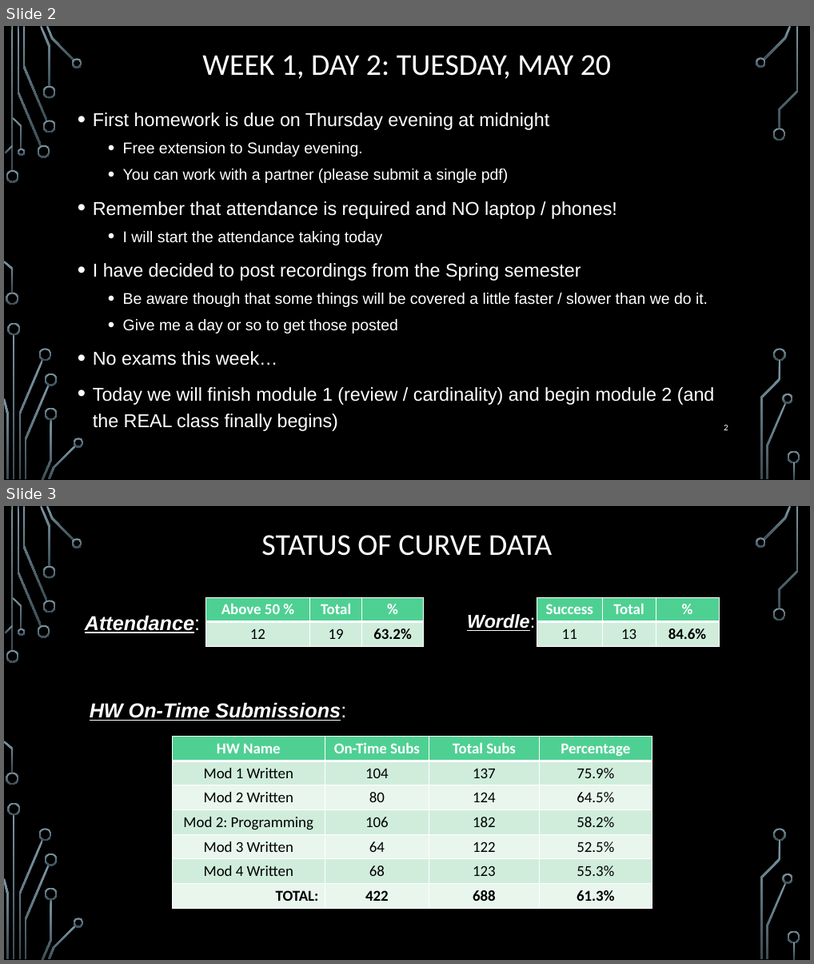
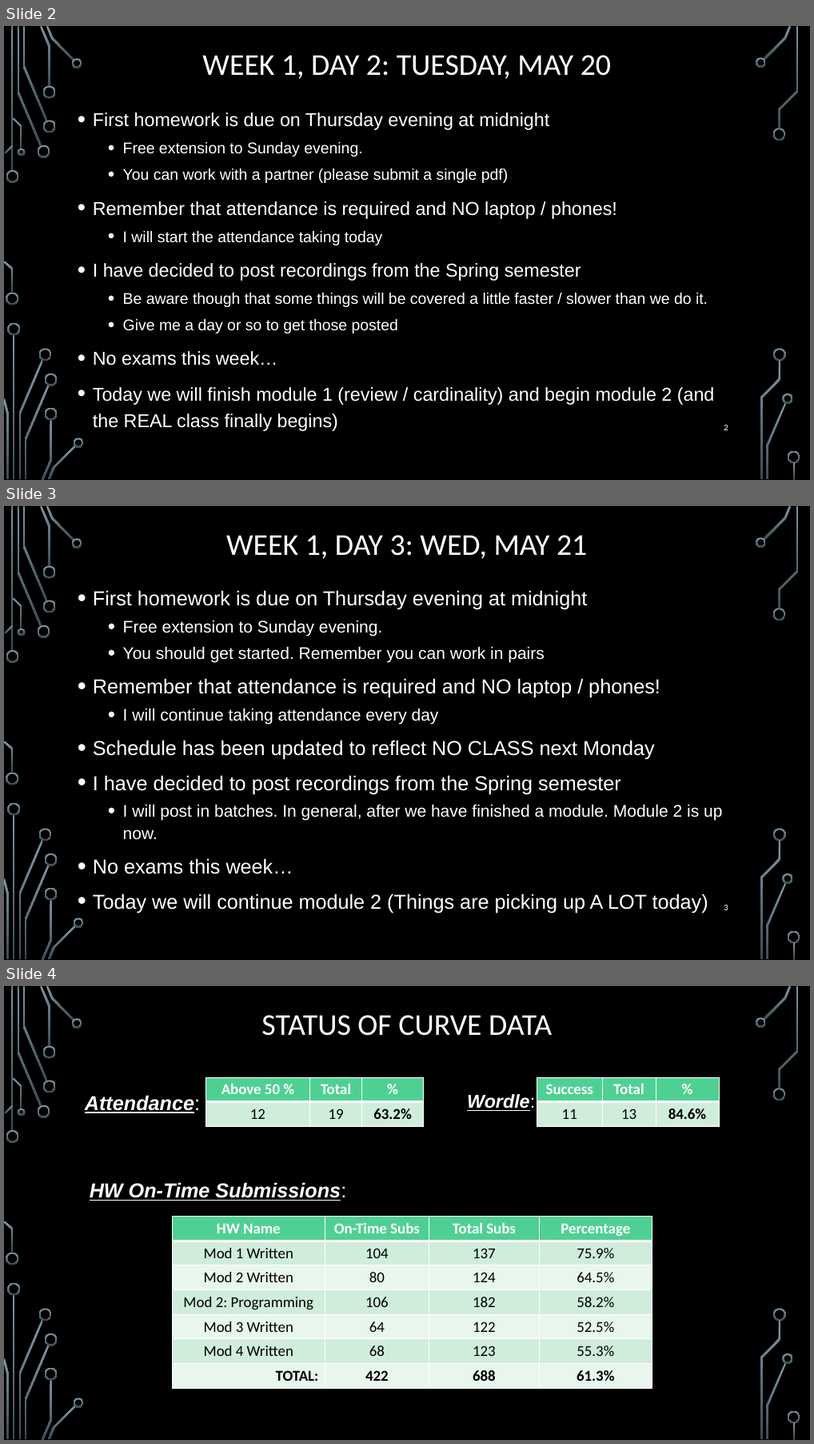
Before and after one commit to markfloryan/dmt2, a slide deck: slides/00-DailyAnnouncements.pptx. Shown one above the other, each under a label of ours: slides 2 and 3 before the commit, slides 2, 3 and 4 after it. The pictures are 814x964 and 814x1444 pixels, drawn with LibreOffice and Linux fonts; fonts in the diff are those of the drawing; background and template pictures are left out. Boxes give left, top, right and bottom in pixels: in the first picture for what was removed or moved away, otherwise in the second. Text is boxed around its words. In the diff, an @@ line names an element or a change of style, - is before the commit and + after.

```diff
--- a/slides/00-DailyAnnouncements.pptx
+++ b/slides/00-DailyAnnouncements.pptx
@@ slide 3 added at (4,506,810,960), background picture (left out); not listed: 36 template elements that a slide beside it also shows @@
@@ title added at (226,535,587,559), 36 pt, text #FFFFFF @@
+WEEK 1, DAY 3: WED, MAY 21
@@ text added at (93,590,722,912), 24 pt, text #FFFFFF @@
+• First homework is due on Thursday evening at midnight
+  • Free extension to Sunday evening.
+  • You should get started. Remember you can work in pairs
+• Remember that attendance is required and NO laptop / phones!
+  • I will continue taking attendance every day
+• Schedule has been updated to reflect NO CLASS next Monday
+• I have decided to post recordings from the Spring semester
+  • I will post in batches. In general, after we have finished a module. Module 2 is up now.
+• No exams this week…
+• Today we will continue module 2 (Things are picking up A LOT today)
@@ page number added at (724,904,729,910), 10.5 pt, text #FFFFFF @@
+3
@@ what was slide 3 is now slide 4 @@
```
Also in this commit, not shown: 1 other file.
